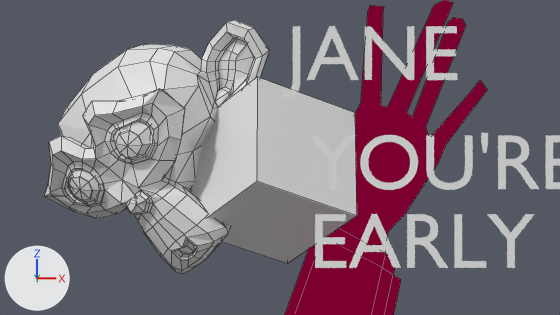
Renders of the Blender file main.blend from each side of a commit.
Camera for both pictures: the file's camera 'Camera'. Arrows for +X, +Y and +Z are at lower left; the lights stay in place. The first picture is the older version. Text is drawn in Blender's own font. Mesh edges are drawn as thin lines on the coarser meshes.

Objects in the first picture: 'black', 'blue', 'orange', 'purple', 'white', 'white.001'.
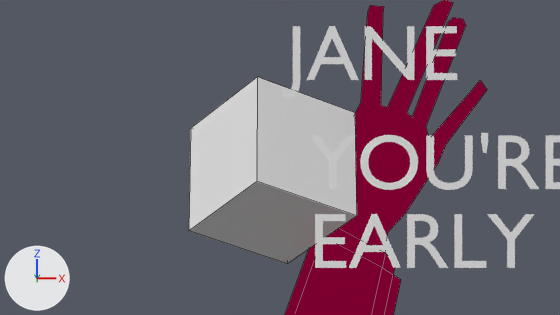
Diff of the bpy script that builds the scene:
```diff
--- a/main.blend.py
+++ b/main.blend.py
@@ ob_purple @@
-ob_purple = bpy.data.objects.new('purple', me_suzanne)
-ob_purple.location = (-2.0, 0.0, -0.023)
-ob_purple.rotation_mode = 'ZYX'
-ob_purple.rotation_euler = (0.0, -0.726, -0.551)  # degrees (0, -42, -32)
@@ ob_blue @@
-ob_blue = bpy.data.objects.new('blue', me_suzanne_001)
-ob_blue.location = (-2.0, 0.0, -0.023)
-ob_blue.rotation_mode = 'ZYX'
-ob_blue.rotation_euler = (0.0, -0.726, -0.551)  # degrees (0, -42, -32)
```

Changed parts and their boxes [x1, y1, x2, y2] in the pictures (560 x 315 px):
'purple', deleted: before [44, 20, 269, 274]
'blue', deleted: before [46, 38, 269, 274]
